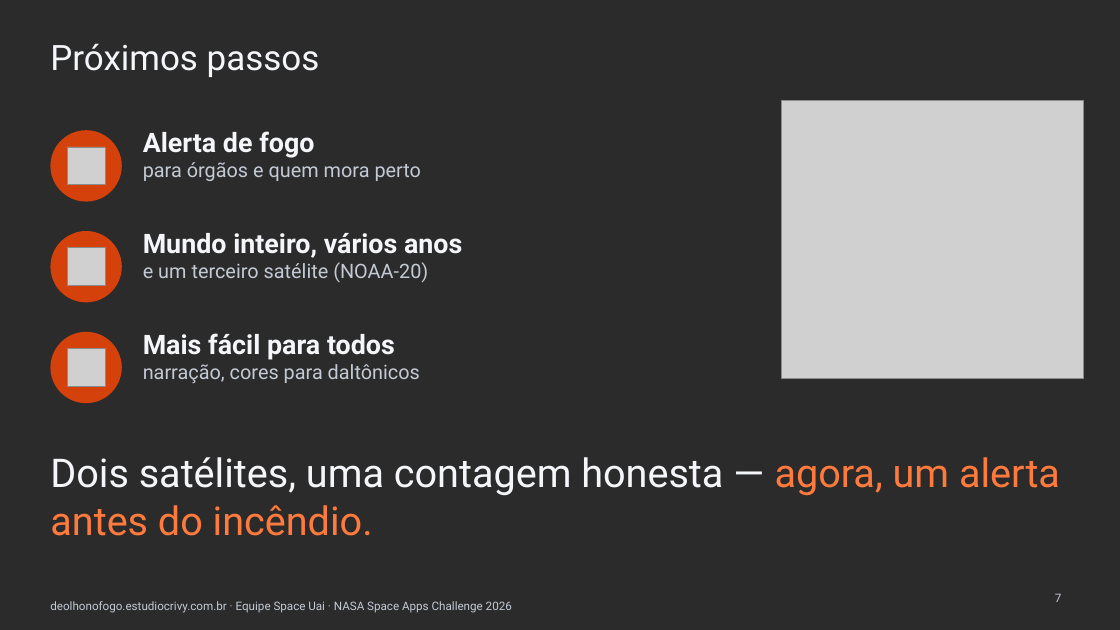
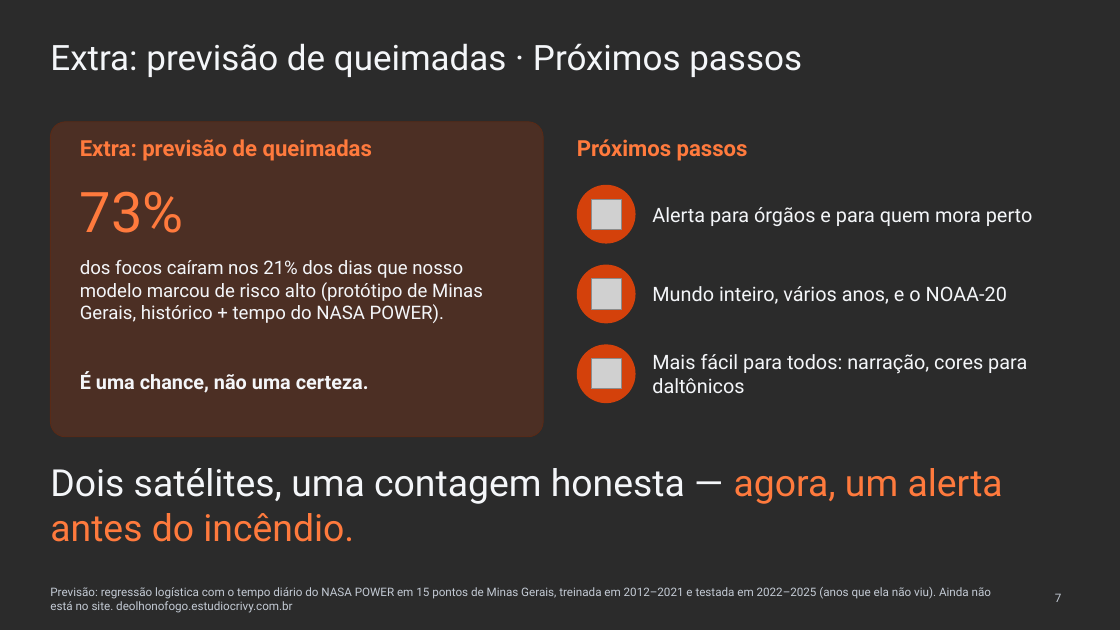
Before and after one commit to WednyFernandes/de-olho-no-fogo, a slide deck: slide 7 of public/apresentacao/de-olho-no-fogo-space-apps-2026-pt.pptx. Drawn at 1120x630 pixels with LibreOffice and Linux fonts; fonts in the diff are those of the drawing; grey boxes stand for pictures; background and template pictures are left out; a plain dark background stands for a picture behind light text. Boxes give left, top, right and bottom in pixels: in the first picture for what was removed or moved away, otherwise in the second. Text is boxed around its words. In the diff, an @@ line names an element or a change of style, - is before the commit and + after.

```diff
--- a/public/apresentacao/de-olho-no-fogo-space-apps-2026-pt.pptx
+++ b/public/apresentacao/de-olho-no-fogo-space-apps-2026-pt.pptx
@@ title at [50,43,802,77]: text changed @@
-Próximos passos
+Extra: previsão de queimadas · Próximos passos
@@ picture removed at [781,101,1084,378] @@
@@ rounded rectangle added at [50,122,544,437], fill #D4410B at 20% opacity, outline #5A2A16 0.75 pt @@
@@ text added at [80,139,372,161], 19 pt, text #FF7A3D, bold @@
+Extra: previsão de queimadas
@@ text added at [577,139,748,161], 19 pt, text #FF7A3D, bold @@
+Próximos passos
@@ text added at [80,191,184,233], 48 pt, text #FF7A3D @@
+73%
@@ ellipse: place and size @@
-ellipse at [50,130,122,202]
+ellipse at [577,185,636,244]
@@ picture: place and size @@
-picture at [67,147,105,185]
+picture at [592,199,622,229]
@@ text at [652,207,1032,226]: text changed; text colour #C3CAD4 to #F4F6F9 @@
-Alerta de fogo
-para órgãos e quem mora perto
+Alerta para órgãos e para quem mora perto
@@ text added at [80,260,483,323], 16 pt, text #F4F6F9 @@
+dos focos caíram nos 21% dos dias que nosso modelo marcou de risco alto (protótipo de Minas Gerais, histórico + tempo do NASA POWER).
@@ ellipse: place and size @@
-ellipse at [50,332,122,403]
+ellipse at [577,265,636,323]
@@ vertical alignment top to middle in 3 elements at [652,354,1027,393], [652,207,1032,226], [652,286,1007,304] @@
@@ picture: place and size @@
-picture at [67,248,105,286]
+picture at [592,279,622,309]
@@ text at [652,286,1007,304]: text changed; text colour #C3CAD4 to #F4F6F9 @@
-Mundo inteiro, vários anos
-e um terceiro satélite (NOAA-20)
+Mundo inteiro, vários anos, e o NOAA-20
@@ ellipse: place and size @@
-ellipse at [50,231,122,302]
+ellipse at [577,344,636,403]
@@ picture: place and size @@
-picture at [67,349,105,386]
+picture at [592,359,622,389]
@@ text at [652,354,1027,393]: text changed; text colour #C3CAD4 to #F4F6F9 @@
-Mais fácil para todos
-narração, cores para daltônicos
+Mais fácil para todos: narração, cores para daltônicos
@@ text added at [80,371,369,393], 17 pt, text #F4F6F9, bold @@
+É uma chance, não uma certeza.
@@ text "Dois satélites, uma contagem honesta ...": place and size @@
-text "Dois satélites, uma contagem honesta ..." at [50,457,1060,536]
+text "Dois satélites, uma contagem honesta ..." at [50,468,1003,542]
@@ text "Dois satélites, uma contagem honesta ..." at [50,468,1003,542]: size 34 to 32 pt @@
@@ text at [50,587,991,613]: text changed @@
-deolhonofogo.estudiocrivy.com.br · Equipe Space Uai · NASA Space Apps Challenge 2026
+Previsão: regressão logística com o tempo diário do NASA POWER em 15 pontos de Minas Gerais, treinada em 2012–2021 e testada em 2022–2025 (anos que ela não viu). Ainda não está no site. deolhonofogo.estudiocrivy.com.br
```
Also in this commit, not shown: 5 other slides changed, 1 slide added, 1 slide removed, 10 other files.
